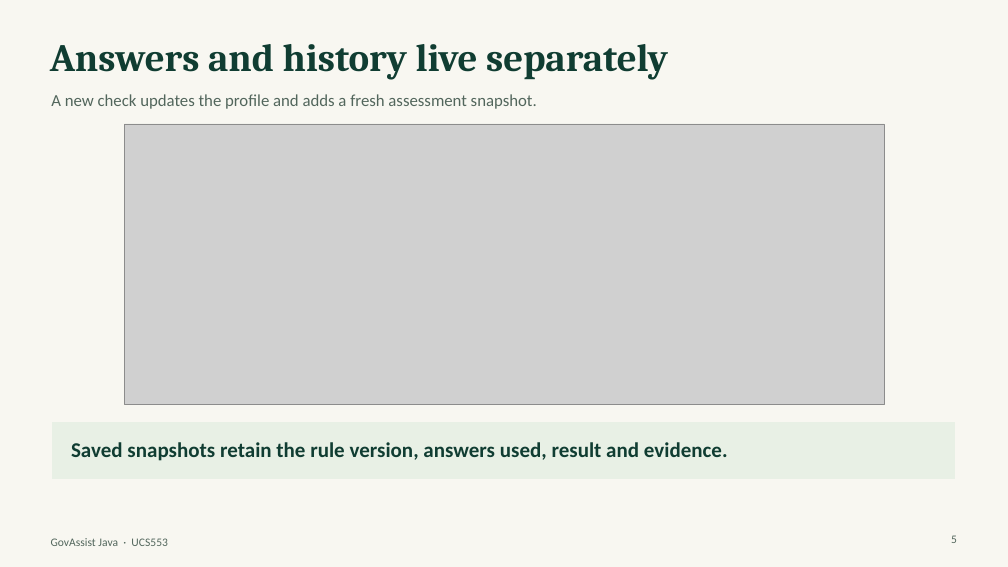
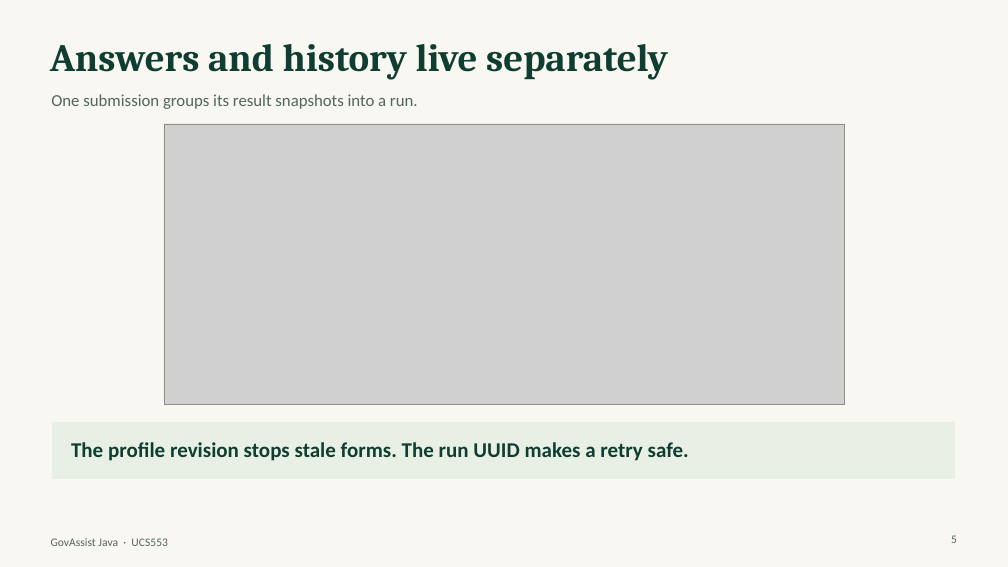
Before and after one commit to Shreyastacky/govassist-java, a slide deck: slide 5 of submission/GovAssist Java Presentation.pptx. Drawn at 1008x567 pixels with LibreOffice and Linux fonts; fonts in the diff are those of the drawing; grey boxes stand for pictures. Boxes give left, top, right and bottom in pixels: in the first picture for what was removed or moved away, otherwise in the second. Text is boxed around its words. In the diff, an @@ line names an element or a change of style, - is before the commit and + after.

Commit message:
Explain rule decisions and protect assessment history

```diff
--- a/submission/GovAssist Java Presentation.pptx
+++ b/submission/GovAssist Java Presentation.pptx
@@ text at [51, 94, 418, 109]: text changed @@
-A new check updates the profile and adds a fresh assessment snapshot.
+One submission groups its result snapshots into a run.
@@ picture: place and size @@
-picture at [125, 124, 885, 405]
+picture at [164, 124, 844, 405]
@@ text at [71, 442, 689, 461]: text changed @@
-Saved snapshots retain the rule version, answers used, result and evidence.
+The profile revision stops stale forms. The run UUID makes a retry safe.
```
Also in this commit, not shown: 3 other slides changed, 15 other files.
